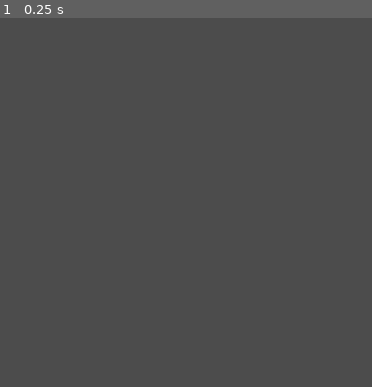
Above: before the commit, frame 1.
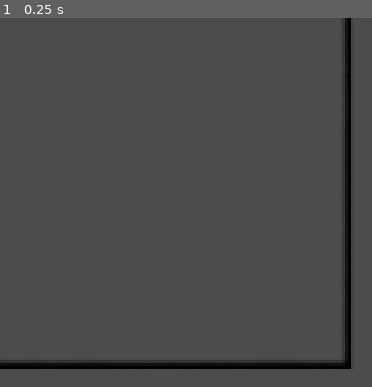
Above: after the commit, the same moment.

Repository: KennedyMungai/SimplePlatformer
Game: Godot game, scene res://Scenes/Minimap.tscn
Two runs of this game, one before a commit and one after it. Both use one fixed random seed, a clock stepped at 60 frames per second and the inputs below. This scene is started directly instead of the project's main scene.
Inputs:
- Up to frame 1 (0.25 s): no input

The runs differ from the first frame. In frame 1, 3.8% of the frame differs, in the area x 0-95%, y 0-96%.

Commit message:
Added a sprite to the viewport and loaded the frame image

Diff:
--- a/Scenes/Minimap.tscn
+++ b/Scenes/Minimap.tscn
@@ -1,7 +1,8 @@
-[gd_scene load_steps=3 format=2]
+[gd_scene load_steps=4 format=2]
 
 [ext_resource path="res://Scenes/Player.tscn" type="PackedScene" id=1]
 [ext_resource path="res://Scripts/Minimap.gd" type="Script" id=2]
+[ext_resource path="res://Images/Minimap Frame.png" type="Texture" id=3]
 
 [node name="Minimap" type="Node2D"]
 script = ExtResource( 2 )
@@ -16,3 +17,6 @@
 render_target_update_mode = 3
 
 [node name="Player" parent="ViewportContainer/Viewport" instance=ExtResource( 1 )]
+
+[node name="Sprite" type="Sprite" parent="ViewportContainer"]
+texture = ExtResource( 3 )
